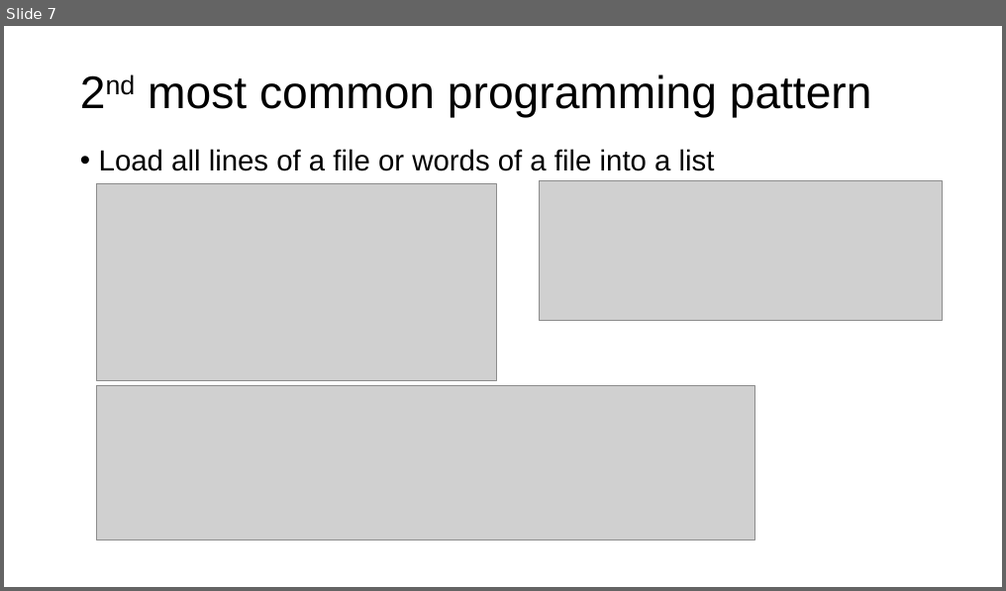
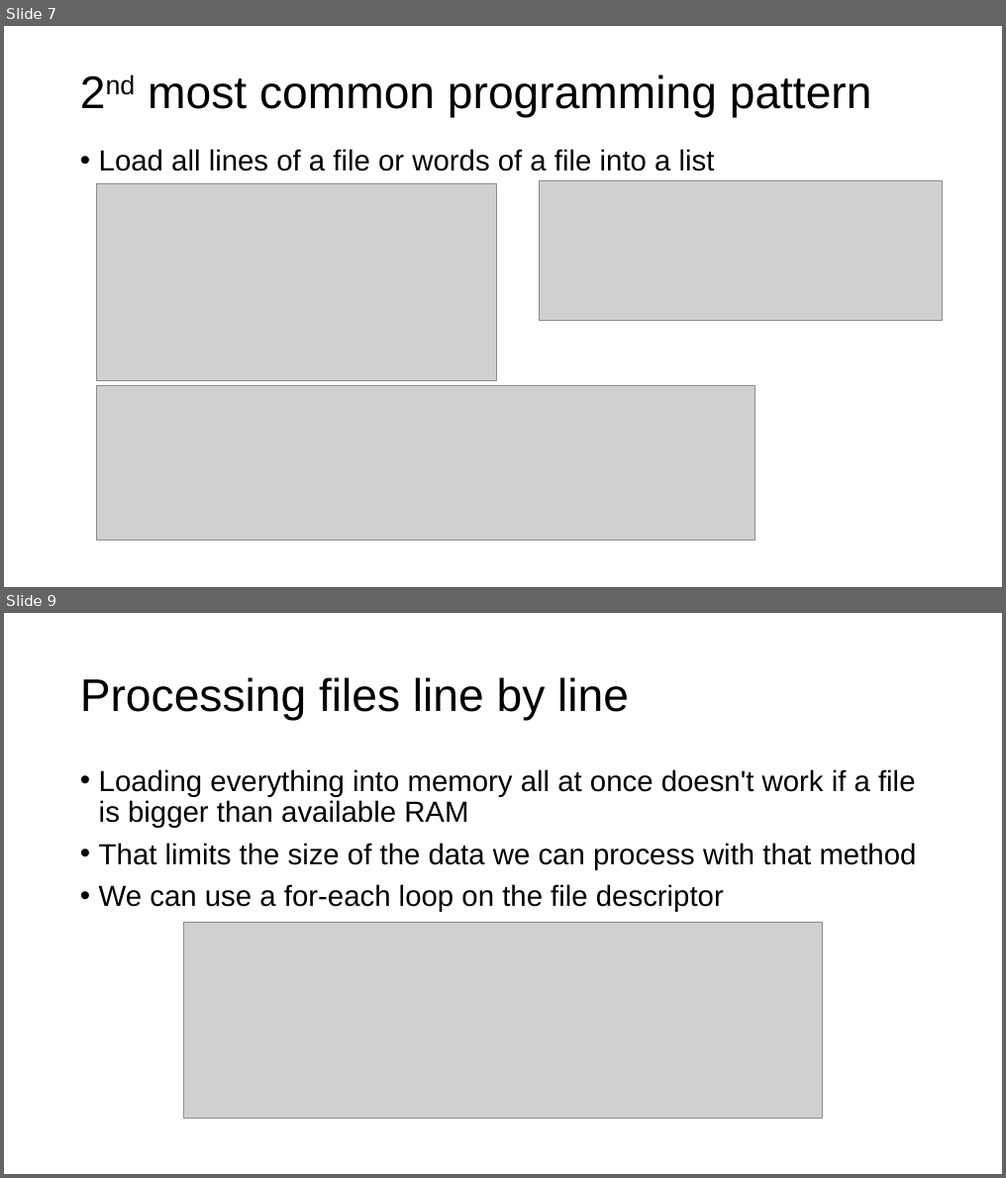
Before and after one commit to parrt/msds501, a slide deck: slides/files.pptx. Shown one above the other, each under a label of ours: slide 7 before the commit, slides 7 and 9 after it; the slides between them are not shown. The pictures are 1006x591 and 1006x1178 pixels, drawn with LibreOffice and Linux fonts; fonts in the diff are those of the drawing; grey boxes stand for pictures; background and template pictures are left out. Boxes give left, top, right and bottom in pixels: in the first picture for what was removed or moved away, otherwise in the second. Text is boxed around its words. In the diff, an @@ line names an element or a change of style, - is before the commit and + after.

```diff
--- a/slides/files.pptx
+++ b/slides/files.pptx
@@ slide 9 added at box(4, 613, 1002, 1174), background #FFFFFF @@
@@ title added at box(80, 677, 629, 721), 44 pt, text #000000 @@
+Processing files line by line
@@ text added at box(99, 769, 917, 912), 28 pt, text #000000 @@
+• Loading everything into memory all at once doesn't work if a file is bigger than available RAM
+• That limits the size of the data we can process with that method
+• We can use a for-each loop on the file descriptor
@@ picture added at box(183, 922, 823, 1118) @@
```
Also in this commit, not shown: 3 slides changed, 1 other slide added, 3 other files.
